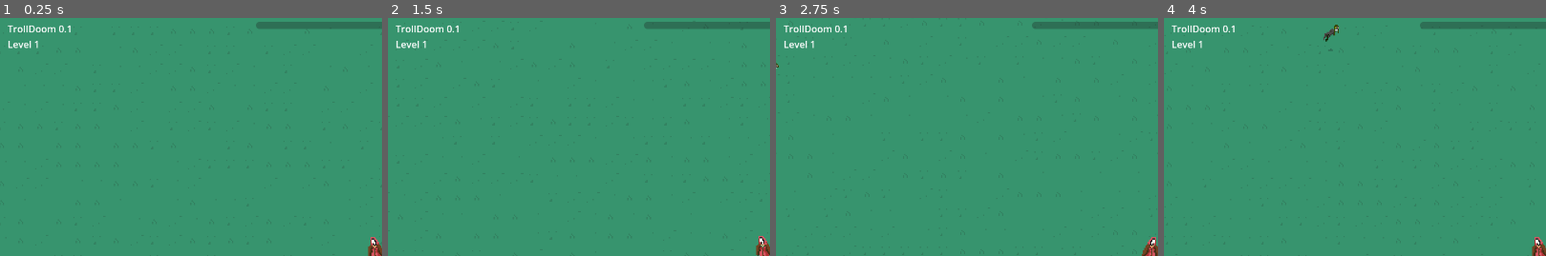
Above: before the commit, frames 1-4 (left to right).
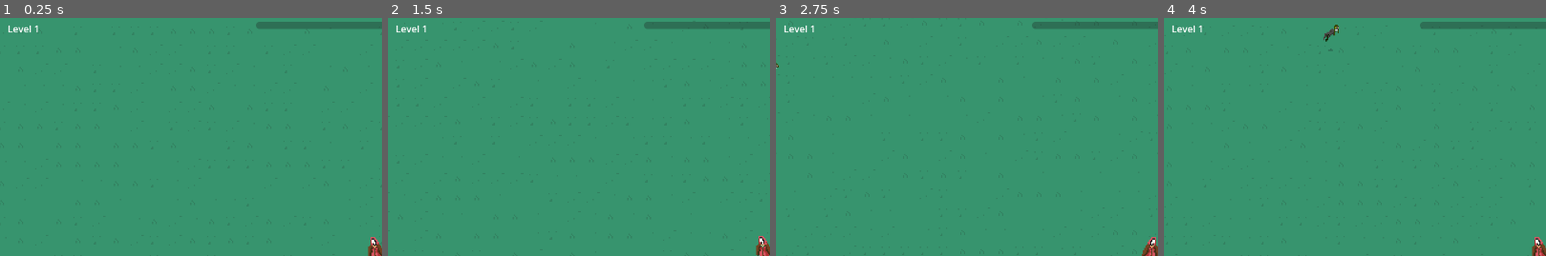
Above: after the commit, the same moments.

Repository: milestone-dev/ld55
Game: Godot game, scene res://scenes/main.tscn
Two runs of this game, one before a commit and one after it. Both use one fixed random seed, a clock stepped at 60 frames per second and the inputs below.
Inputs (mouse positions are % of the whole screen's width and height, from its top left):
- Up to frame 1 (0.25 s): no input
- Up to frame 2 (1.5 s): tap Enter at 0.5 s; move the mouse to (72, 45) at 0.52 s; hold D (move_right) 0.53-1.28 s; tap M (dev_godmode) at 0.6, 1.35 s; tap Space at 0.77 s; move the mouse to (30, 55) at 1.27 s; hold S (move_down) from 1.28 s (still down)
- Up to frame 3 (2.75 s): tap Space at 1.52 s; move the mouse to (60, 28) at 2.02 s; release S (move_down) at 2.03 s; hold D (move_right) from 2.03 s (still down); tap M (dev_godmode) at 2.1 s
- Up to frame 4 (4 s): move the mouse to (45, 70) at 2.77 s; release D (move_right) at 2.78 s; hold W (move_up) 2.78-3.53 s; tap M (dev_godmode) at 2.85, 3.6 s; tap Space at 3.02, 3.77 s; move the mouse to (80, 65) at 3.52 s; hold A (move_left) from 3.53 s (still down)
The pictures show only the part of the screen within x 1-51%, y 1-51%; the shares and areas given below are measured in that part.

The runs differ from the first frame. In frame 1, 0.4% of the frame differs, in the area x 2-19%, y 3-13%; in frame 2, 0.4%; in frame 3, 0.4%; in frame 4, 0.4%.

Commit message:
Add exp lvl up

Diff:
--- a/scenes/mob.tscn
+++ b/scenes/mob.tscn
@@ -180,7 +180,7 @@
 texture_filter = 1
 texture = ExtResource("2_3fp5a")
 hframes = 12
-frame = 5
+frame = 6
 
 [node name="AnimationPlayer" type="AnimationPlayer" parent="."]
 root_node = NodePath("../AnimationTree")
--- a/scenes/player.tscn
+++ b/scenes/player.tscn
@@ -6,9 +6,6 @@
 [ext_resource type="PackedScene" uid="uid://c50c2o4r2knhr" path="res://scenes/hud.tscn" id="4_n0tr4"]
 
 [sub_resource type="CircleShape2D" id="CircleShape2D_so115"]
-radius = 16.0
-
-[sub_resource type="CircleShape2D" id="CircleShape2D_7me0p"]
 radius = 16.0
 
 [sub_resource type="Animation" id="Animation_mhya6"]
@@ -172,6 +169,9 @@
 states/Walk/node = SubResource("AnimationNodeBlendSpace1D_pkm0g")
 states/Walk/position = Vector2(522, 155)
 transitions = ["Idle", "Walk", SubResource("AnimationNodeStateMachineTransition_gwfm7"), "Walk", "Idle", SubResource("AnimationNodeStateMachineTransition_duwyr"), "Start", "Idle", SubResource("AnimationNodeStateMachineTransition_fv57w")]
+
+[sub_resource type="CircleShape2D" id="CircleShape2D_7me0p"]
+radius = 16.0
 
 [node name="Player" type="CharacterBody2D" node_paths=PackedStringArray("camera", "sprite", "casting_ui", "hud", "animation_tree") groups=["player"]]
 collision_layer = 0
@@ -181,7 +181,7 @@
 sprite = NodePath("BaseSprite")
 casting_ui = NodePath("CanvasLayer/CastingUI")
 hud = NodePath("CanvasLayer/HUD")
-animation_tree = NodePath("AnimationTree")
+animation_tree = NodePath("BaseSprite/AnimationTree")
 
 [node name="CollisionShape2D" type="CollisionShape2D" parent="."]
 shape = SubResource("CircleShape2D_so115")
@@ -194,16 +194,8 @@
 hframes = 8
 vframes = 2
 
-[node name="DamageArea" type="Area2D" parent="."]
-
-[node name="CollisionShape2D" type="CollisionShape2D" parent="DamageArea"]
-shape = SubResource("CircleShape2D_7me0p")
-debug_color = Color(0.929412, 0, 0.666667, 0.419608)
-
-[node name="Camera2D" type="Camera2D" parent="."]
-zoom = Vector2(2, 2)
-
-[node name="AnimationTree" type="AnimationTree" parent="."]
+[node name="AnimationTree" type="AnimationTree" parent="BaseSprite"]
+root_node = NodePath("../..")
 libraries = {
 "": SubResource("AnimationLibrary_b7so1")
 }
@@ -212,10 +204,20 @@
 parameters/Idle/blend_position = 0
 parameters/Walk/blend_position = 0
 
-[node name="AnimationPlayer" type="AnimationPlayer" parent="."]
+[node name="AnimationPlayer" type="AnimationPlayer" parent="BaseSprite"]
+root_node = NodePath("../..")
 libraries = {
 "": SubResource("AnimationLibrary_b7so1")
 }
+
+[node name="DamageArea" type="Area2D" parent="."]
+
+[node name="CollisionShape2D" type="CollisionShape2D" parent="DamageArea"]
+shape = SubResource("CircleShape2D_7me0p")
+debug_color = Color(0.929412, 0, 0.666667, 0.419608)
+
+[node name="Camera2D" type="Camera2D" parent="."]
+zoom = Vector2(2, 2)
 
 [node name="CanvasLayer" type="CanvasLayer" parent="."]
 
--- a/scripts/mob.gd
+++ b/scripts/mob.gd
@@ -7,6 +7,7 @@
 @export var attack_cooldown_max = 0.3;
 @export var attack_range = 8;
 @export var animation_tree : AnimationTree;
+@export var exp : int = 5;
 
 var alive = true
 var hp = max_hp;
@@ -34,9 +35,12 @@
 	animation_tree.set("parameters/Die/blend_position", velocity.x);
 	move_and_slide()
 
-func take_damage(damage : float):
+func take_damage(damage : float) -> int:
 	hp -= damage;
-	if hp <= 0: die();
+	if hp <= 0:
+		die();
+		return exp;
+	return 0;
 
 func die():
 	animation_tree.get("parameters/playback").travel("Die")
--- a/scripts/player.gd
+++ b/scripts/player.gd
@@ -15,7 +15,8 @@
 var god_mode = false;
 var hp = 100;
 var exp = 0;
-var max_exp = 10000;
+var max_exp = 100;
+var level = 1;
 
 var mouse_down = false;
 var summoning_mode = false;
@@ -32,6 +33,8 @@
 
 	hud.exp_bar.value = exp;
 	hud.exp_bar.max_value = max_exp;
+
+	hud.label.text = "Level %s\n" % level;
 
 	velocity.x = Input.get_axis("move_left", "move_right")
 	velocity.y = Input.get_axis("move_up", "move_down")
@@ -61,9 +64,16 @@
 
 	for mob : Mob in get_tree().get_nodes_in_group("mob"):
 		if position.distance_to(mob.position) < spell.range:
-			mob.take_damage(spell.damage)
+			add_experience(mob.take_damage(spell.damage))
 
 	prints("Casting spell", spell.name)
+
+func add_experience(experience : int):
+	exp += experience
+	if exp >= max_exp:
+		level += 1
+		exp -= max_exp
+		max_exp *= 1.5
 
 func take_damage(damage : float):
 	prints("take damage", damage);
